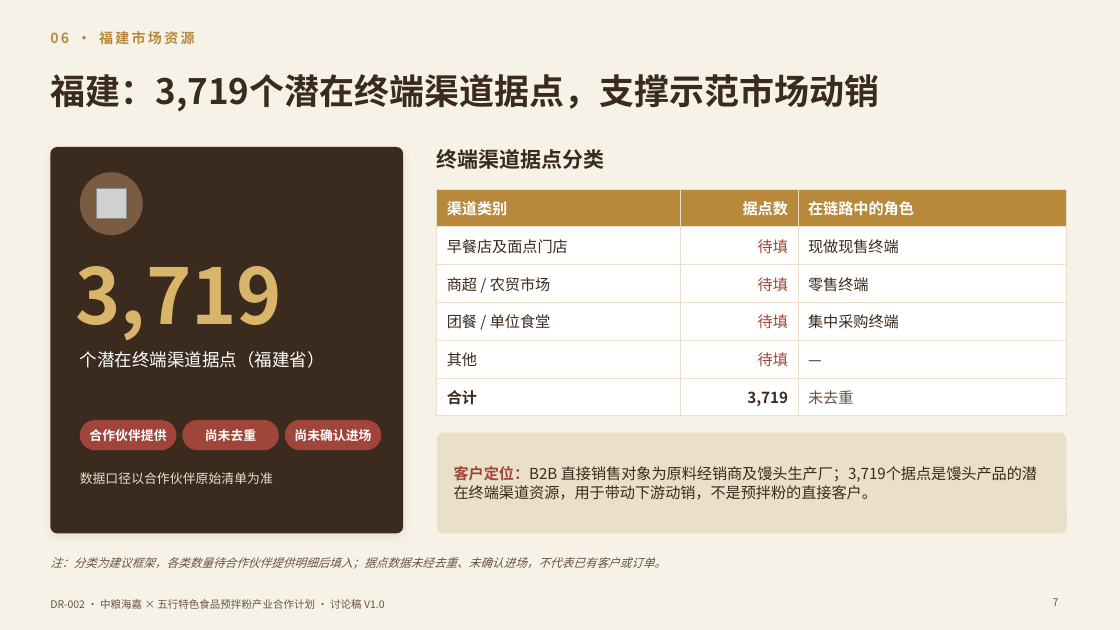
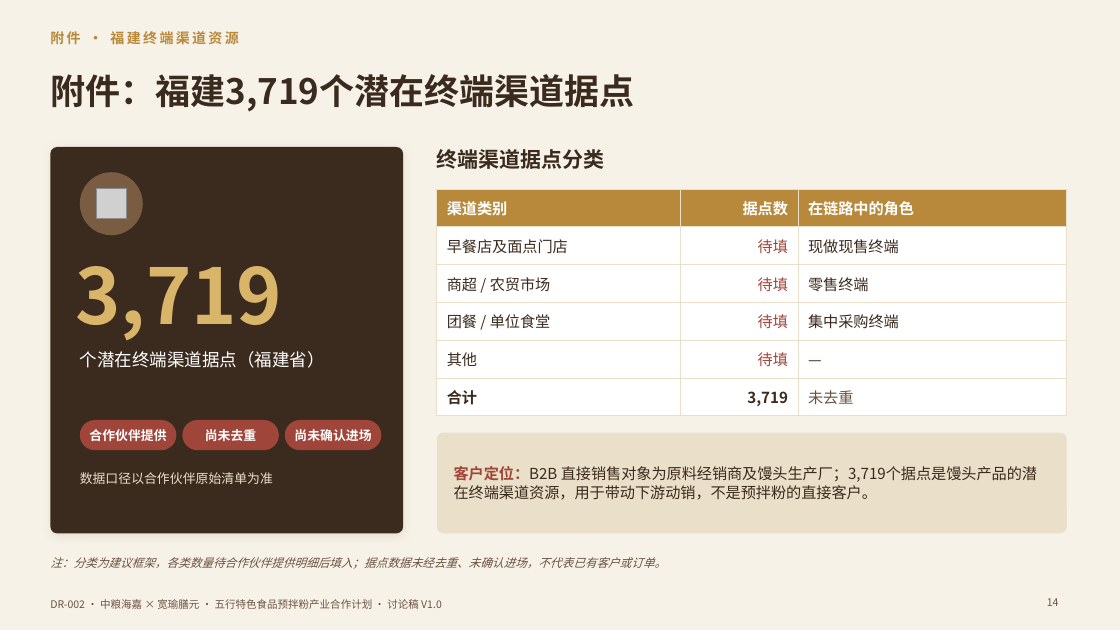
Before and after one commit to yes039/yes039, a slide deck: slide 14 of DR-002/DR-002_中粮海嘉五行预拌粉合作计划_V1.0.pptx (slide 7 before the commit). Drawn at 1120x630 pixels with LibreOffice and Linux fonts; fonts in the diff are those of the drawing; grey boxes stand for pictures. Boxes give left, top, right and bottom in pixels: in the first picture for what was removed or moved away, otherwise in the second. Text is boxed around its words. In the diff, an @@ line names an element or a change of style, - is before the commit and + after.

```diff
--- a/DR-002/DR-002_中粮海嘉五行预拌粉合作计划_V1.0.pptx
+++ b/DR-002/DR-002_中粮海嘉五行预拌粉合作计划_V1.0.pptx
@@ text at (x1=50, y1=29, x2=239, y2=47): text changed @@
-06 · 福建市场资源
+附件 · 福建终端渠道资源
@@ title at (x1=50, y1=74, x2=634, y2=112): text changed @@
-福建：3,719个潜在终端渠道据点，支撑示范市场动销
+附件：福建3,719个潜在终端渠道据点
@@ text at (x1=50, y1=599, x2=442, y2=609): text changed @@
-DR-002 · 中粮海嘉 × 五行特色食品预拌粉产业合作计划 · 讨论稿 V1.0
+DR-002 · 中粮海嘉 × 宽瑜膳元 · 五行特色食品预拌粉产业合作计划 · 讨论稿 V1.0
@@ page number at (x1=1047, y1=598, x2=1059, y2=606): text changed @@
-7
+14
```
Also in this commit, not shown: 13 other slides changed, 3 other files.
